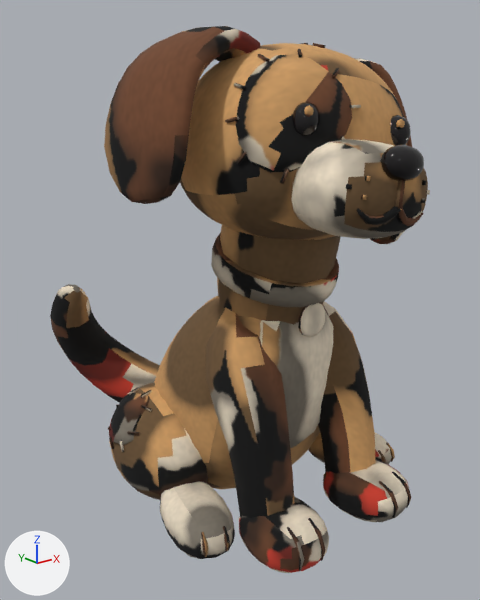
What one commit did to the FBX model models/export/puppy.fbx.
Camera for both pictures: a camera (50 mm lens) standing at (-2.979, -3.557, 2.948) and looking at (-0.085, 0.061, 1.5). The axes (+X, +Y, +Z) are drawn at lower left. The lights are the same throughout. The picture after the commit comes second. Vertices at exactly the same position are counted once.

Before the edit, the objects in view are built like this:
```python
me_puppy_body = bpy.data.meshes.new('Puppy_Body')
me_puppy_body.from_pydata(...)  # 4241 vertices, 4340 faces; spans x -1.11..1.0, y -1.39..1.64, z 0.0..3.31
me_puppy_body.materials.append(mat_puppy_body_baked)
me_puppy_gloss = bpy.data.meshes.new('Puppy_Gloss')
me_puppy_gloss.from_pydata(...)  # 294 vertices, 288 faces; spans x -0.476..0.347, y -1.44..-0.814, z 2.501..2.898
me_puppy_gloss.materials.append(mat_gloss)  # black #141012
ob_puppy_body = bpy.data.objects.new('Puppy_Body', me_puppy_body)
ob_puppy_body.location = (0.0, 0.0, 0.0)
ob_puppy_gloss = bpy.data.objects.new('Puppy_Gloss', me_puppy_gloss)
ob_puppy_gloss.location = (0.0, 0.0, 0.0)
```
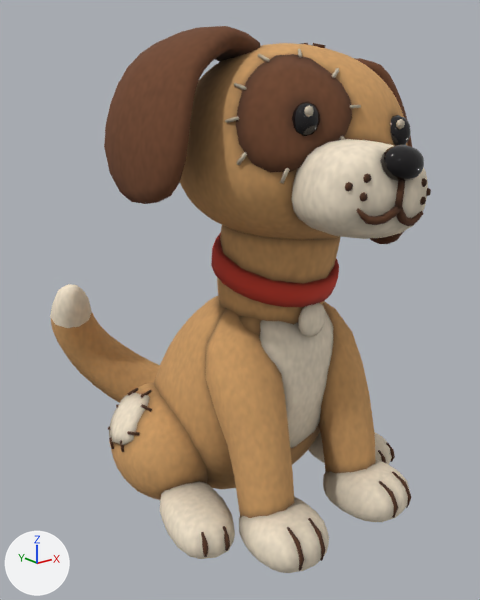
Changed parts and their boxes [x1, y1, x2, y2] in the pictures (480 x 600 px):
part 1 of me_puppy_body, built on: before [346, 176, 430, 203]; after [345, 173, 431, 205]
part 2 of me_puppy_body, surface changed: [50, 26, 428, 573] in both

The change, as a list of edits to the scene's bpy script:
```text
Change me_puppy_body:
    used by ob_puppy_body; location = (0.0, 0.0, 0.0)
    remove me_puppy_body.from_pydata(...)  # 4241 vertices, 4340 faces; spans x -1.11..1.0, y -1.39..1.64, z 0.0..3.31
    add me_puppy_body.from_pydata(...)  # 4349 vertices, 4448 faces; spans x -1.11..1.0, y -1.39..1.64, z 0.0..3.31
    me_puppy_body part 1
    18 vertices are removed from x -0.38..0.14, y -1.37..-1.29, z 2.37..2.54
    36 faces are deleted
    126 vertices are added at x -0.45..0.15, y -1.37..-1.23, z 2.36..2.55
    144 new faces join them
    me_puppy_body part 2: 4219 kept faces spanning x -1.11..1.0, y -1.39..1.64, z 0.0..3.31 get new texture (UV) coordinates
```
